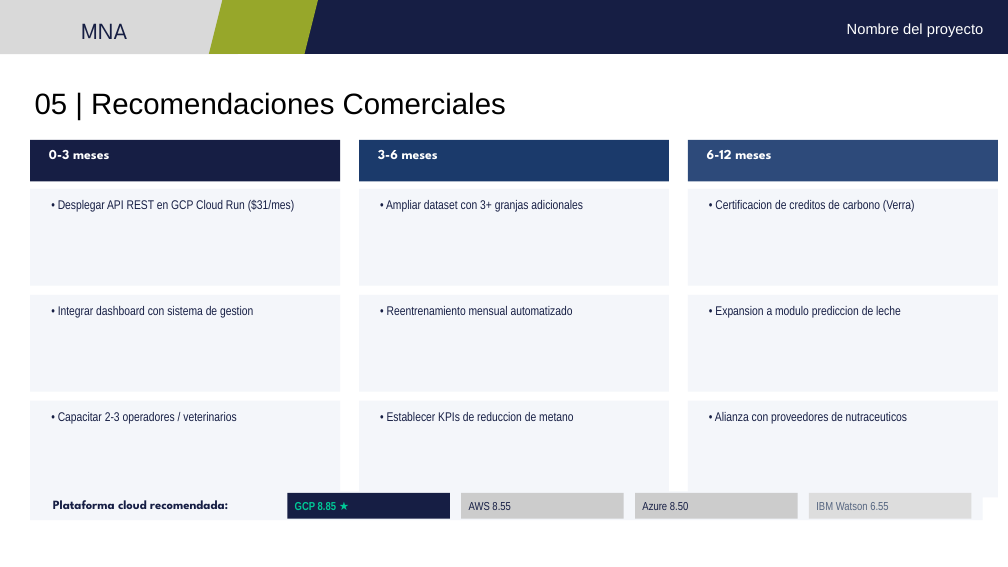
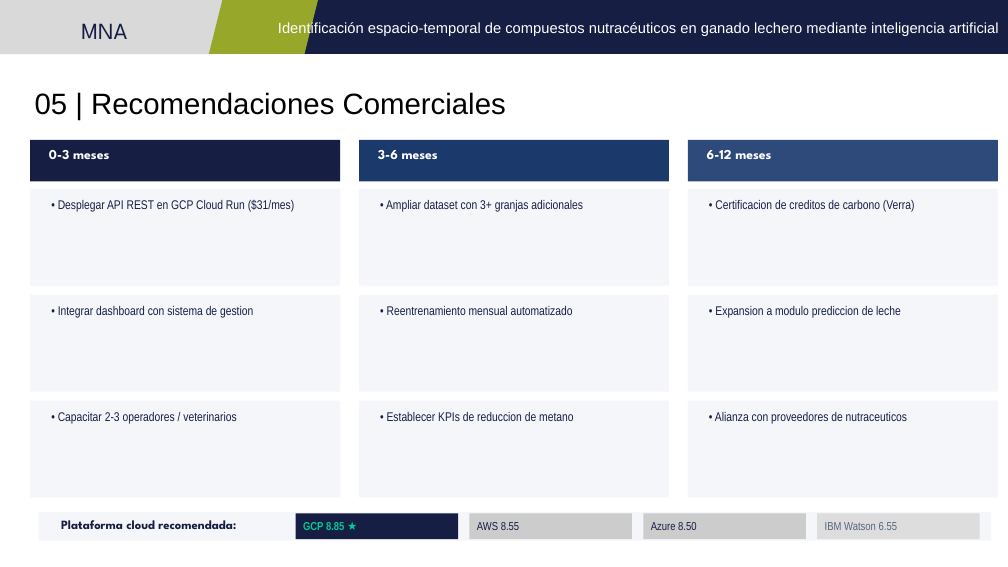
Before and after one commit to jperezg86/ml-nutraceuticos-ganado-lechero, a slide deck: slide 7 of docs/Presentacion_E6_v2_Equipo48.pptx (slide 8 before the commit). Drawn at 1008x567 pixels with LibreOffice and Linux fonts; fonts in the diff are those of the drawing. Boxes give left, top, right and bottom in pixels: in the first picture for what was removed or moved away, otherwise in the second. Text is boxed around its words. In the diff, an @@ line names an element or a change of style, - is before the commit and + after.

```diff
--- a/docs/Presentacion_E6_v2_Equipo48.pptx
+++ b/docs/Presentacion_E6_v2_Equipo48.pptx
@@ text added at [278,21,999,36], 14 pt, text #FFFFFF @@
+Identificación espacio-temporal de compuestos nutracéuticos en ganado lechero mediante inteligencia artificial
@@ text removed at [847,23,983,37] @@
-Nombre del proyecto
@@ 5 rectangles, 1 text: place and size @@
-5 rectangles, 1 text at [30,492,983,520]
+5 rectangles, 1 text at [39,512,991,541]
```
Also in this commit, not shown: 13 other slides changed, 1 slide removed.
